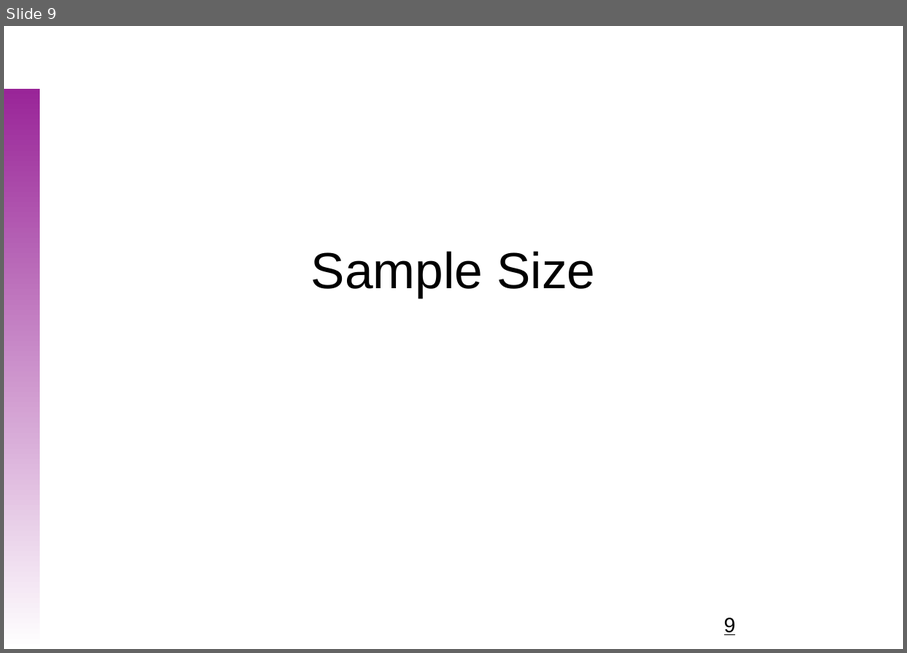
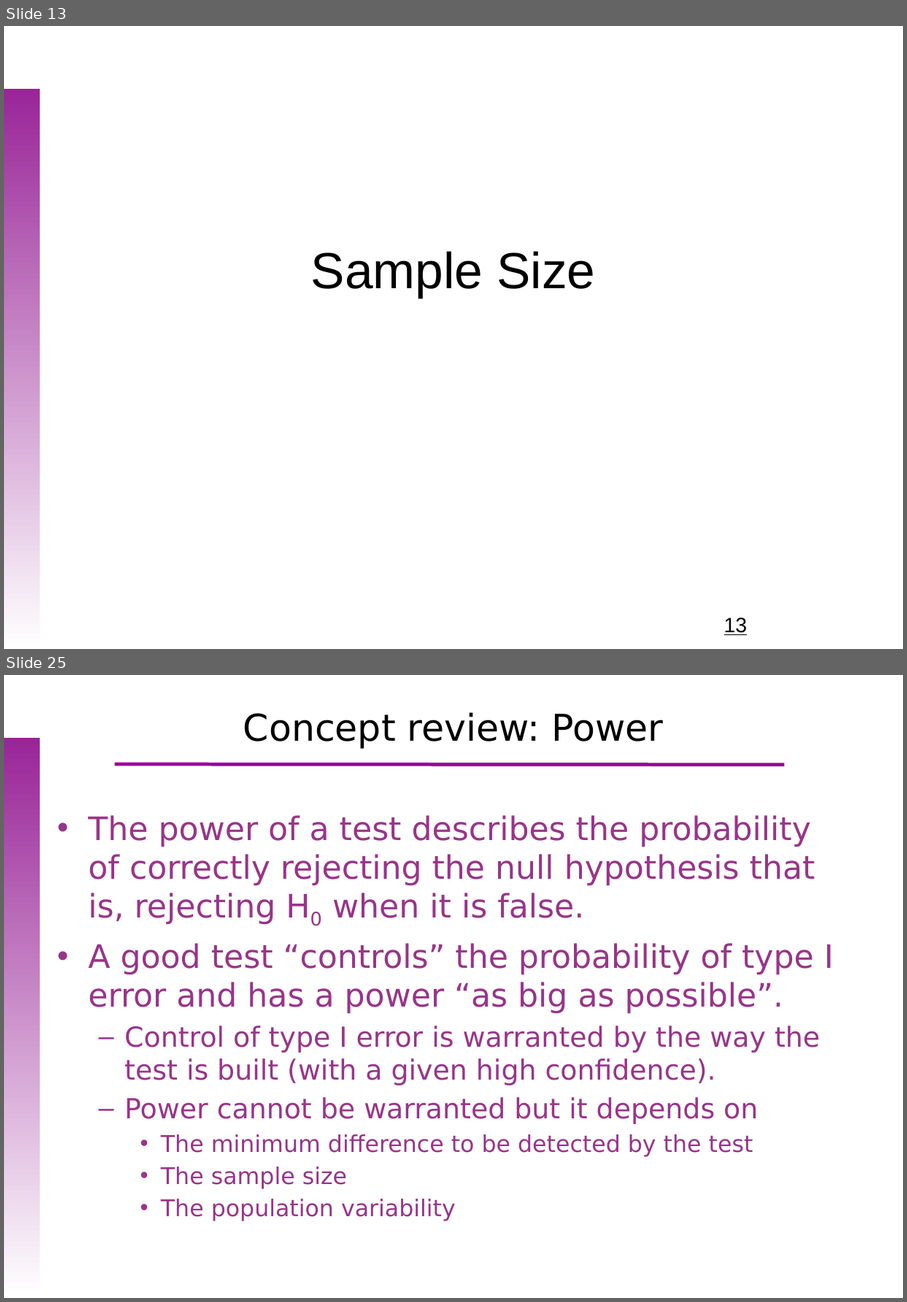
Before and after one commit to uebvhir/Course_Basic_Statistics_2019, a slide deck: Sessio_5/EBB_2018_Session_5_Sample_Size.pptx. Shown one above the other, each under a label of ours: slide 9 before the commit, slides 13 and 25 after it; the slides between them are not shown. The pictures are 907x653 and 907x1302 pixels, drawn with LibreOffice and Linux fonts; fonts in the diff are those of the drawing; background and template pictures are left out. Boxes give left, top, right and bottom in pixels: in the first picture for what was removed or moved away, otherwise in the second. Text is boxed around its words. In the diff, an @@ line names an element or a change of style, - is before the commit and + after.

```diff
--- a/Sessio_5/EBB_2018_Session_5_Sample_Size.pptx
+++ b/Sessio_5/EBB_2018_Session_5_Sample_Size.pptx
@@ slide 25 added at (4, 675, 903, 1298), background picture (left out); not listed: 1 template element that a slide beside it also shows @@
@@ title added at (243, 712, 663, 749), 32 pt, text #000000 @@
+Concept review: Power
@@ line added from (114, 764) to (784, 765), #990099 3 pt @@
@@ text added at (88, 815, 834, 1221), 28 pt, text #993489 @@
+• The power of a test describes the probability of correctly rejecting the null hypothesis that is, rejecting H0 when it is false.
+• A good test “controls” the probability of type I error and has a power “as big as possible”.
+  – Control of type I error is warranted by the way the test is built (with a given high confidence).
+  – Power cannot be warranted but it depends on
+    • The minimum difference to be detected by the test
+    • The sample size
+    • The population variability
@@ what was slide 9 is now slide 13 @@
@@ page number at (725, 617, 748, 635): text changed @@
-9
+13
```
Also in this commit, not shown: 11 slides changed, 14 other slides added, 2 slides removed, 3 other files.
